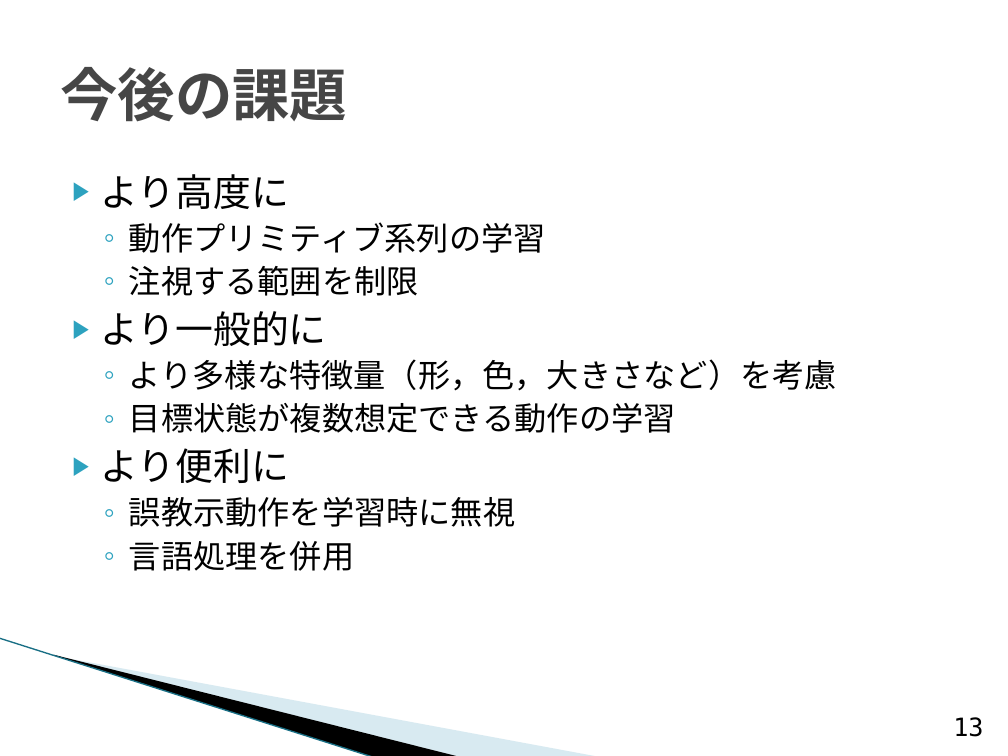
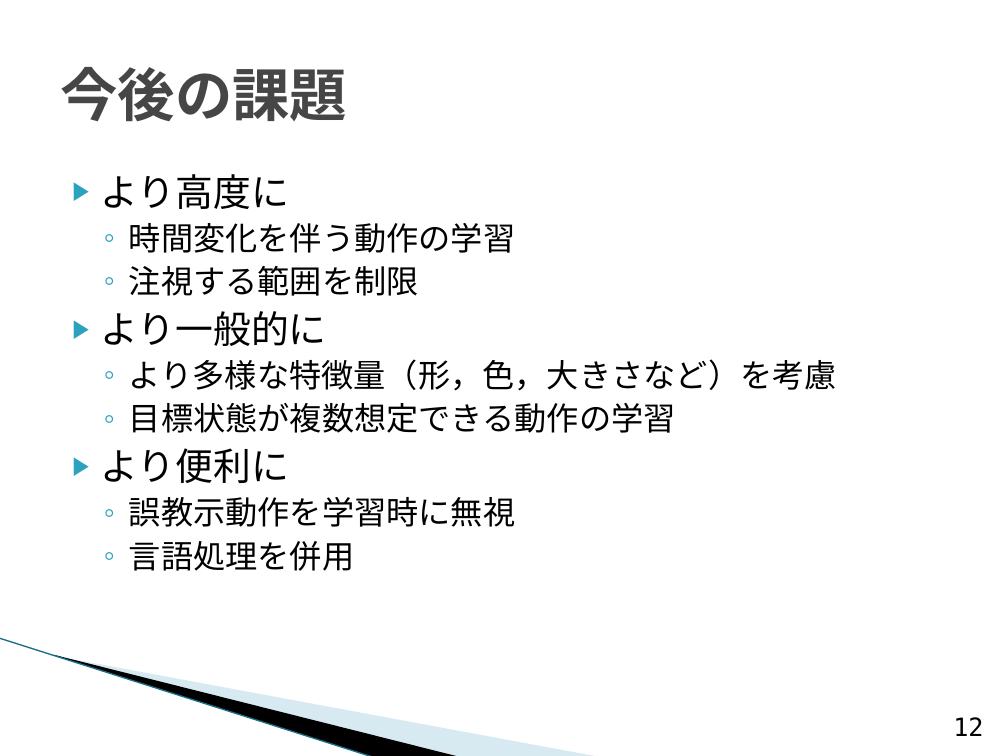
Before and after one commit to TetsuyaKomota/GitforEclipseTest, a slide deck: slide 12 of IntentionLearning/memo/presentation/卒論発表会スライド _2.pptx (slide 13 before the commit). Drawn at 1008x756 pixels with LibreOffice and Linux fonts; fonts in the diff are those of the drawing; background and template pictures are left out. Boxes give left, top, right and bottom in pixels: in the first picture for what was removed or moved away, otherwise in the second. Text is boxed around its words. In the diff, an @@ line names an element or a change of style, - is before the commit and + after.

```diff
--- a/IntentionLearning/memo/presentation/卒論発表会スライド _2.pptx
+++ b/IntentionLearning/memo/presentation/卒論発表会スライド _2.pptx
@@ text at <box>129,223,515,253</box>: text changed @@
-  ◦ 動作プリミティブ系列の学習
+  ◦ 時間変化を伴う動作の学習
@@ page number at <box>953,717,983,736</box>: text changed @@
-13
+12
```
Also in this commit, not shown: 4 other slides changed.
